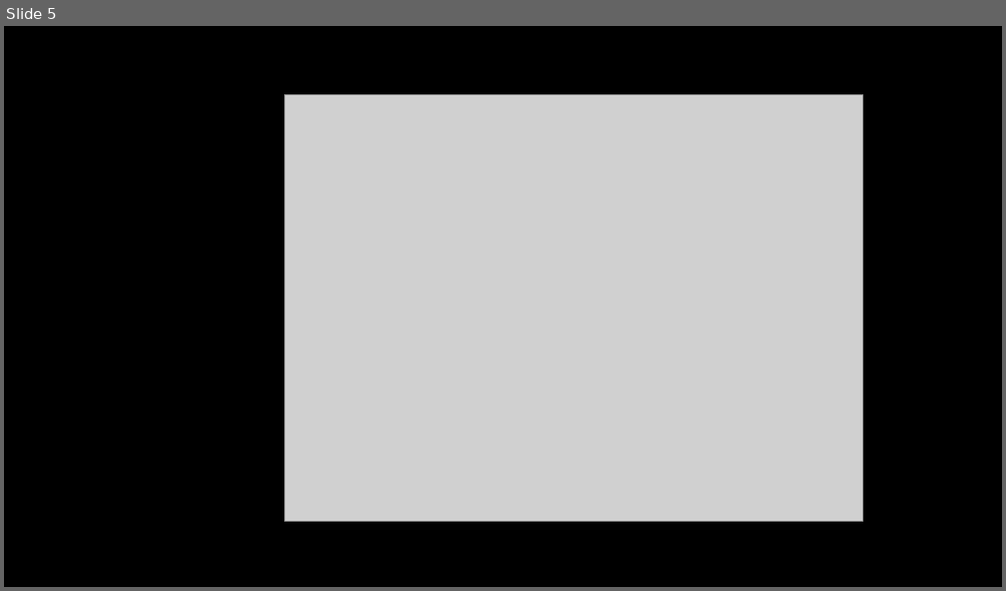
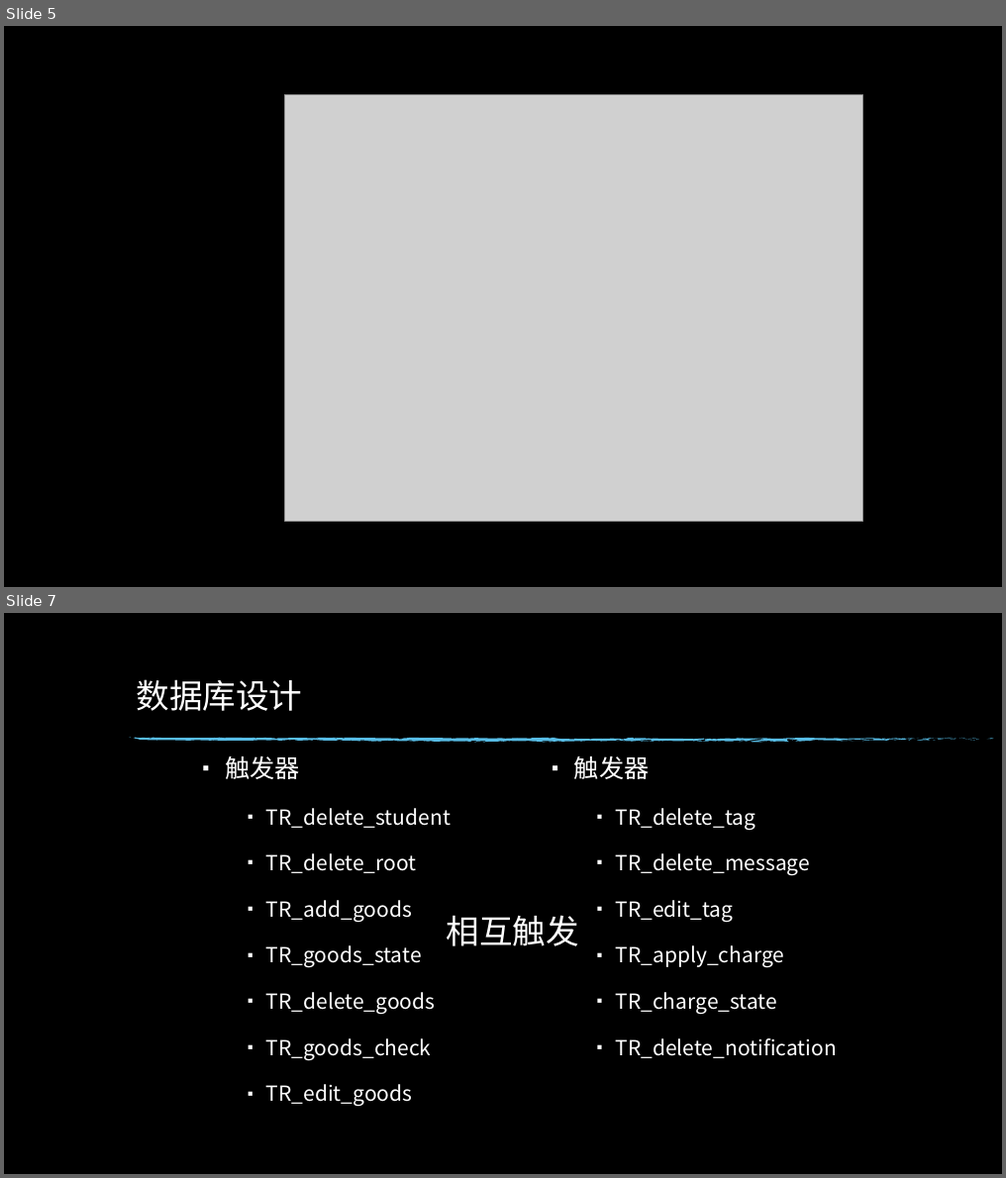
Before and after one commit to mycraftmw/db-course, a slide deck: 展示ppt.pptx. Shown one above the other, each under a label of ours: slide 5 before the commit, slides 5 and 7 after it; the slides between them are not shown. The pictures are 1006x591 and 1006x1178 pixels, drawn with LibreOffice and Linux fonts; fonts in the diff are those of the drawing; grey boxes stand for pictures; background and template pictures are left out. Boxes give left, top, right and bottom in pixels: in the first picture for what was removed or moved away, otherwise in the second. Text is boxed around its words. In the diff, an @@ line names an element or a change of style, - is before the commit and + after.

```diff
--- a/展示ppt.pptx
+++ b/展示ppt.pptx
@@ slide 7 added at (4, 613, 1002, 1174), background picture (left out) @@
@@ title added at (136, 679, 302, 711), 32 pt, text #FFFFFF @@
+数据库设计
@@ text added at (225, 757, 450, 1106), 20 pt, text #FFFFFF @@
+▪ 触发器
+    ▪ TR_delete_student
+    ▪ TR_delete_root
+    ▪ TR_add_goods
+    ▪ TR_goods_state
+    ▪ TR_delete_goods
+    ▪ TR_goods_check
+    ▪ TR_edit_goods
@@ group added at (129, 738, 994, 743): 74 freeform shapes @@
@@ text added at (574, 757, 838, 1059), 20 pt, text #FFFFFF @@
+▪ 触发器
+    ▪ TR_delete_tag
+    ▪ TR_delete_message
+    ▪ TR_edit_tag
+    ▪ TR_apply_charge
+    ▪ TR_charge_state
+    ▪ TR_delete_notification
@@ text added at (447, 915, 579, 947), 32 pt, text #FFFFFF @@
+相互触发
```
Also in this commit, not shown: 1 slide changed, 3 other slides added, 1 slide removed, 1 other file.
